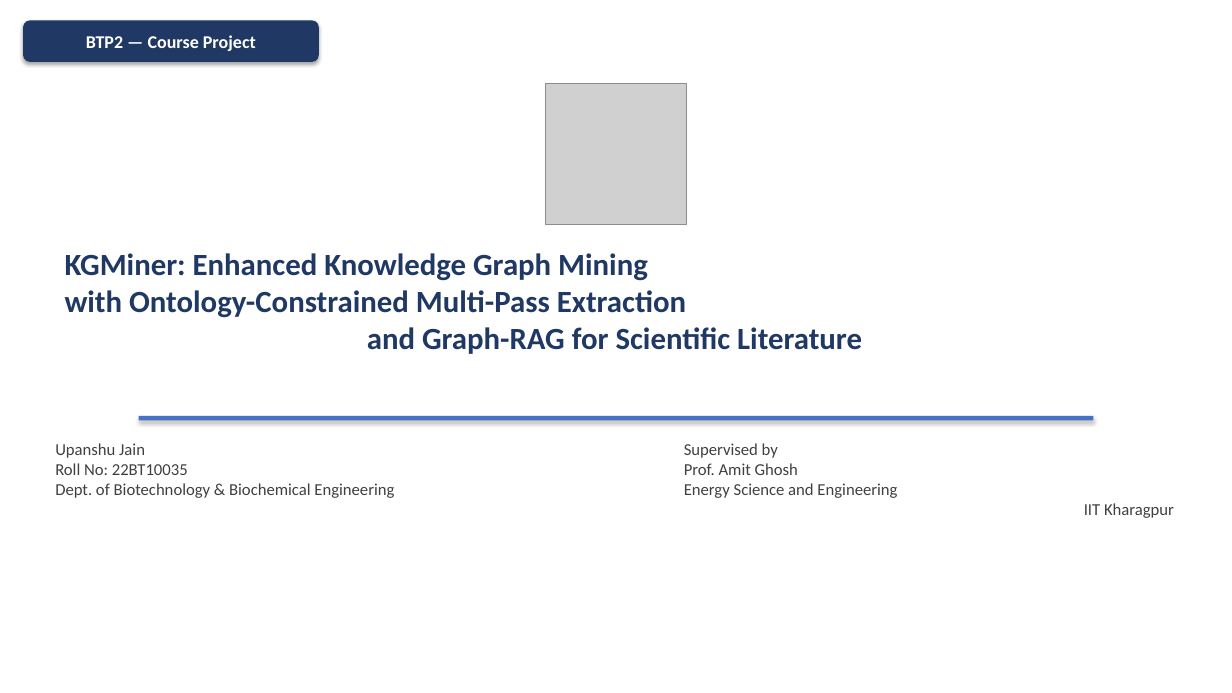
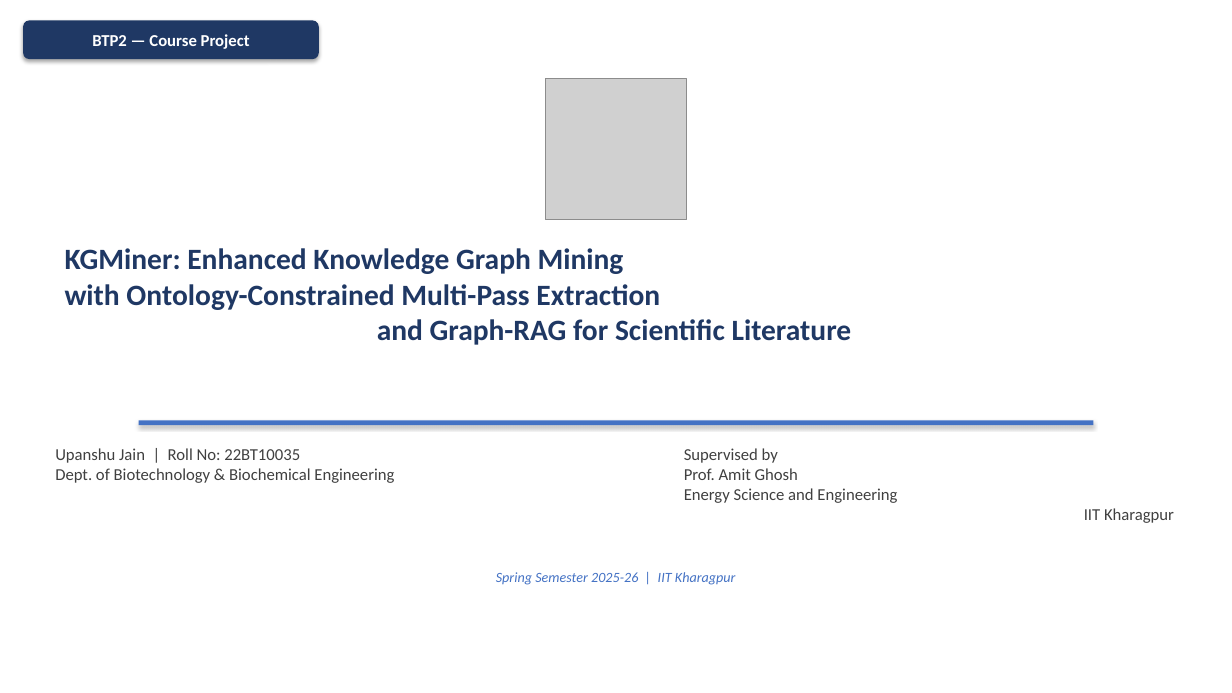
Before and after one commit to Up14/NEKO_PAPER, a slide deck: slide 1 of BTP2_KGMiner.pptx. Drawn at 1232x693 pixels with LibreOffice and Linux fonts; fonts in the diff are those of the drawing; grey boxes stand for pictures. Boxes give left, top, right and bottom in pixels: in the first picture for what was removed or moved away, otherwise in the second. Text is boxed around its words. In the diff, an @@ line names an element or a change of style, - is before the commit and + after.

```diff
--- a/BTP2_KGMiner.pptx
+++ b/BTP2_KGMiner.pptx
@@ rounded rectangle "BTP2 — Course Project" at (x1=23, y1=20, x2=319, y2=59): size 14 to 13 pt @@
@@ picture moved from (x1=545, y1=83, x2=687, y2=225) to (x1=545, y1=79, x2=687, y2=220) @@
@@ text "KGMiner: Enhanced Knowledge Graph Mining ..." at (x1=65, y1=248, x2=852, y2=345): size 24 to 23 pt @@
@@ text at (x1=55, y1=448, x2=394, y2=483): text changed @@
-Upanshu Jain
-Roll No: 22BT10035
-Dept. of Biotechnology & Biochemical Engineering
+Upanshu Jain | Roll No: 22BT10035
+Dept. of Biotechnology & Biochemical Engineering
@@ rectangle moved from (x1=139, y1=416, x2=1093, y2=421) to (x1=139, y1=421, x2=1093, y2=425) @@
@@ text "Supervised by Prof. Amit Ghosh ..." moved from (x1=684, y1=443, x2=1174, y2=518) to (x1=684, y1=448, x2=1174, y2=523) @@
@@ text added at (x1=496, y1=572, x2=736, y2=585), 11 pt, text #4472C4, italic @@
+Spring Semester 2025-26 | IIT Kharagpur
```
Also in this commit, not shown: 6 other slides changed, 16 slides added, 10 slides removed, 1 other file.
